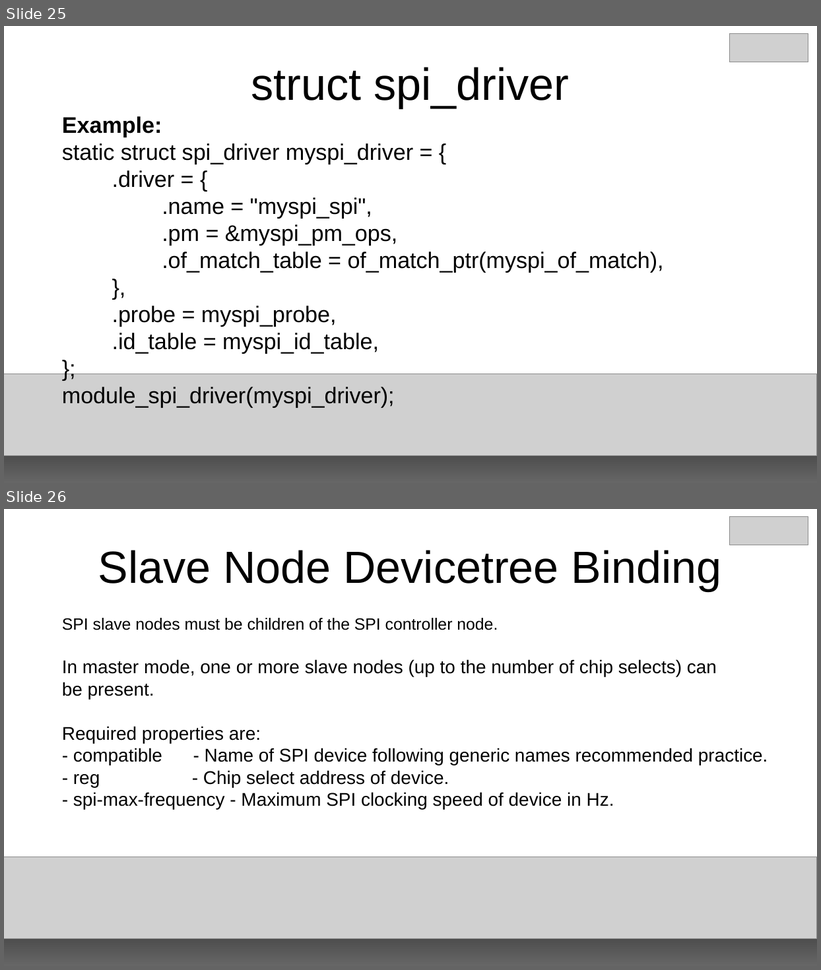
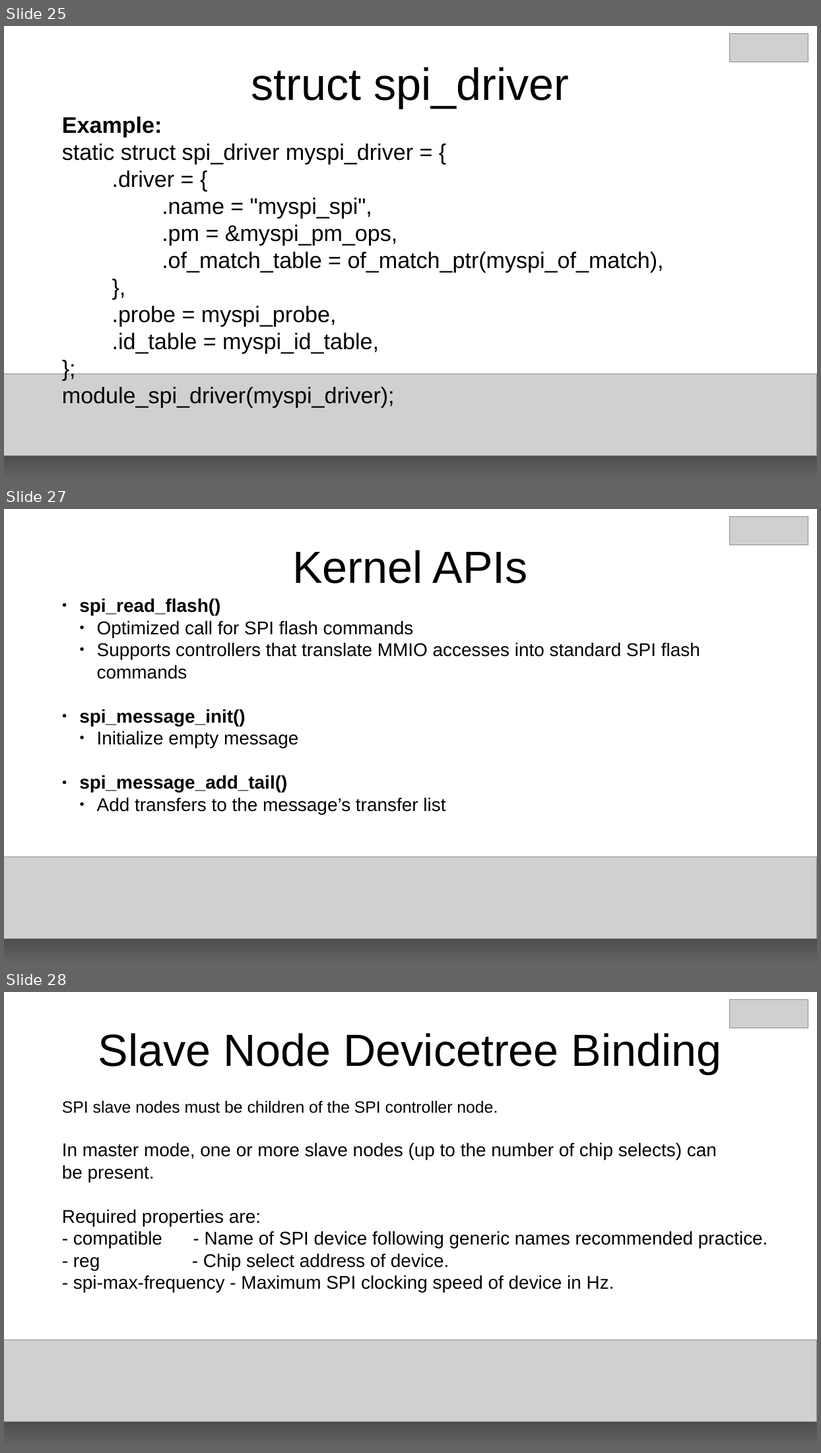
Before and after one commit to e-ale/Slides, a slide deck: building-an-spi-driver.odp. Shown one above the other, each under a label of ours: slides 25 and 26 before the commit, slides 25, 27 and 28 after it; the slides between them are not shown. The pictures are 821x970 and 821x1453 pixels, drawn with LibreOffice and Linux fonts; fonts in the diff are those of the drawing; grey boxes stand for pictures. Boxes give left, top, right and bottom in pixels: in the first picture for what was removed or moved away, otherwise in the second. Text is boxed around its words. In the diff, an @@ line names an element or a change of style, - is before the commit and + after.

Commit message:
Adds kernel API information

```diff
--- a/building-an-spi-driver.odp
+++ b/building-an-spi-driver.odp
@@ slide 27 added at (4, 509, 817, 966), background #FFFFFF @@
@@ picture added at (730, 516, 809, 545) @@
@@ title added at (292, 550, 528, 584), 44 pt, text #000000 @@
+Kernel APIs
@@ text added at (79, 598, 700, 815), 18 pt, text #000000 @@
+● spi_read_flash()
+  ● Optimized call for SPI flash commands
+  ● Supports controllers that translate MMIO accesses into standard SPI flash commands
+● spi_message_init()
+  ● Initialize empty message
+● spi_message_add_tail()
+  ● Add transfers to the message’s transfer list
@@ rectangle added at (4, 859, 817, 966), fill gradient #000000 to #666666 @@
@@ picture added at (4, 857, 817, 939) @@
@@ what was slide 26 is now slide 28 @@
```
Also in this commit, not shown: 5 slides changed, 1 other slide added.
